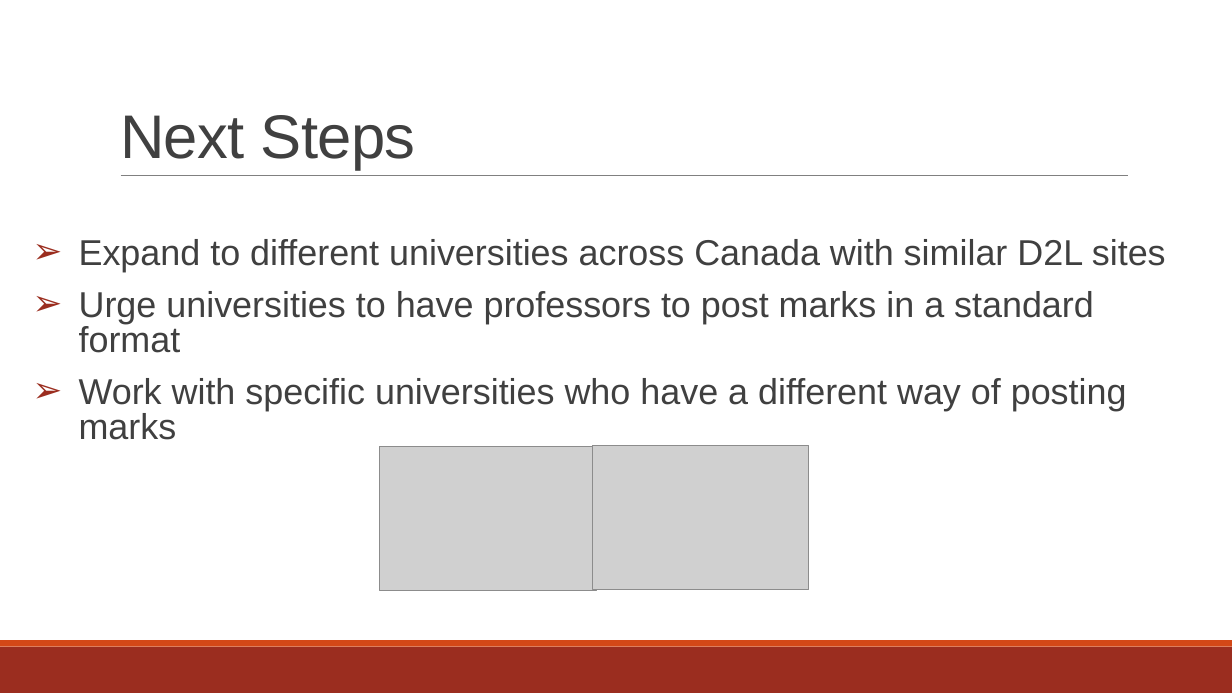
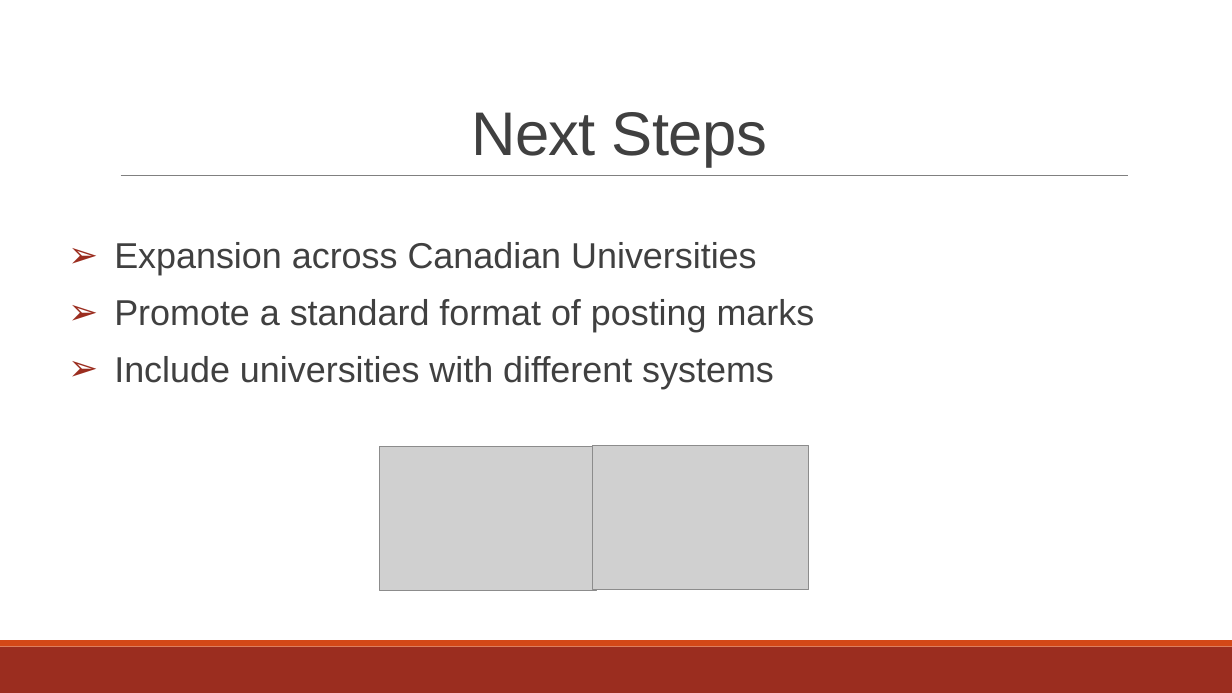
Before and after one commit to alexmoica/starterhack, a slide deck: slide 4 of PitchPresentation.pptx. Drawn at 1232x693 pixels with LibreOffice and Linux fonts; fonts in the diff are those of the drawing; grey boxes stand for pictures. Boxes give left, top, right and bottom in pixels: in the first picture for what was removed or moved away, otherwise in the second. Text is boxed around its words. In the diff, an @@ line names an element or a change of style, - is before the commit and + after.

Commit message:
Add files via upload
pitch presentation

```diff
--- a/PitchPresentation.pptx
+++ b/PitchPresentation.pptx
@@ title "Next Steps" at (471,112,767,167): alignment left to centre @@
@@ text at (114,242,815,389): text changed @@
-➢ Expand to different universities across Canada with similar D2L sites
-➢ Urge universities to have professors to post marks in a standard format
-➢ Work with specific universities who have a different way of posting marks
+➢ Expansion across Canadian Universities
+➢ Promote a standard format of posting marks
+➢ Include universities with different systems
```
Also in this commit, not shown: 2 other slides changed, 1 slide added, 1 slide removed.
